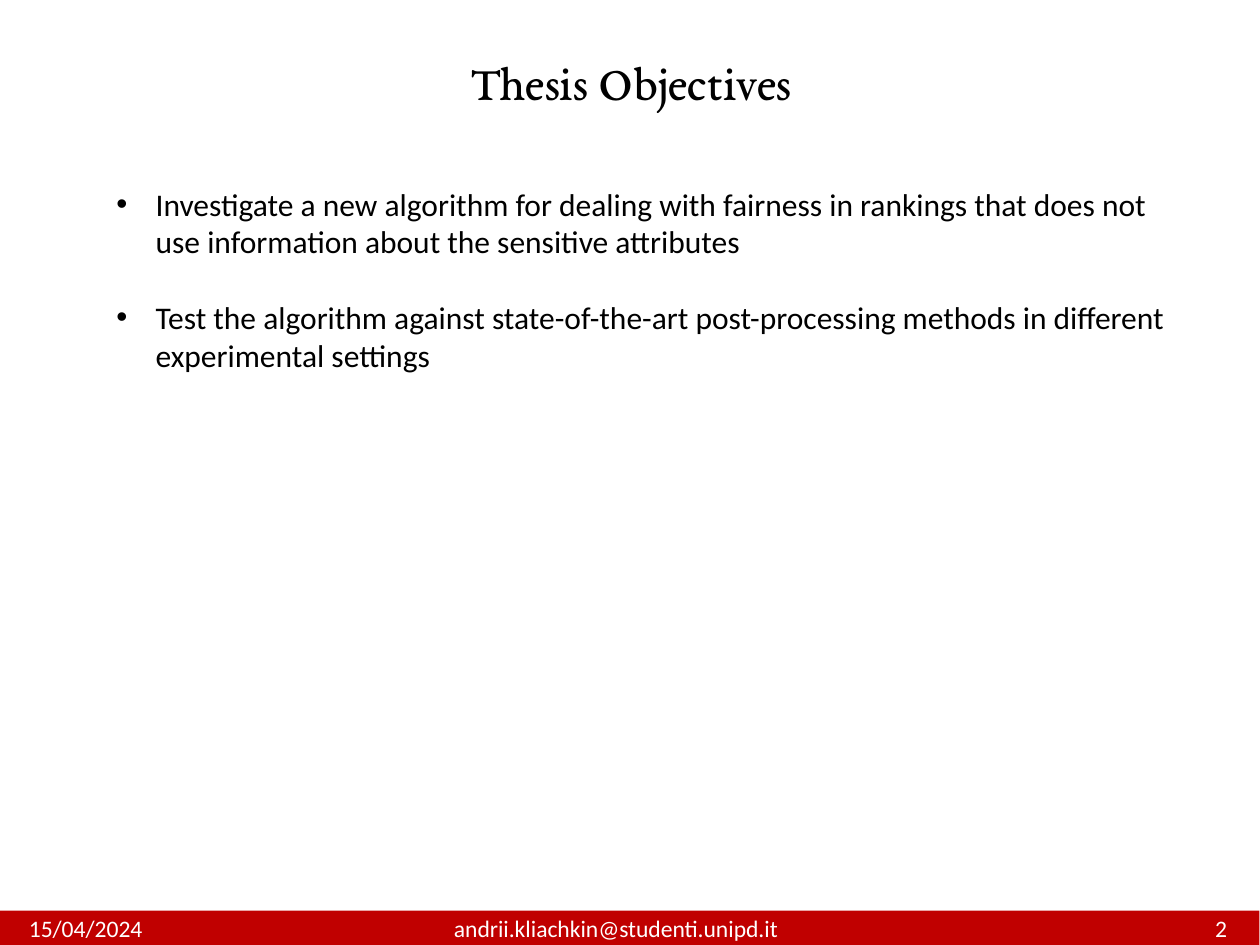
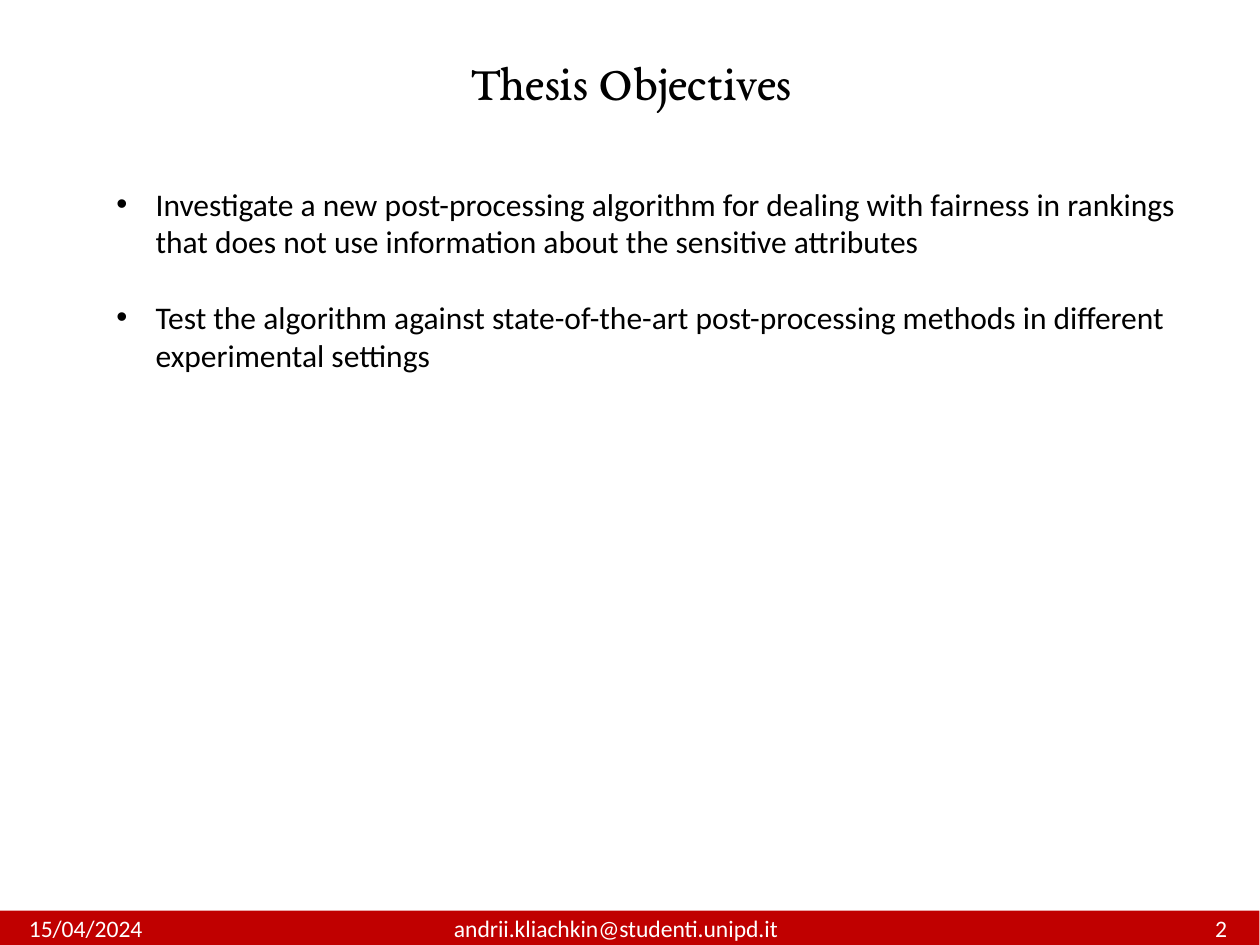
Before and after one commit to andrewklayk/unipd_thesis, a slide deck: slide 2 of AndriiKliachkin.pptx (slide 3 before the commit). Drawn at 1260x945 pixels with LibreOffice and Linux fonts; fonts in the diff are those of the drawing. Boxes give left, top, right and bottom in pixels: in the first picture for what was removed or moved away, otherwise in the second. Text is boxed around its words. In the diff, an @@ line names an element or a change of style, - is before the commit and + after.

```diff
--- a/AndriiKliachkin.pptx
+++ b/AndriiKliachkin.pptx
@@ text at (156,194,1174,254): text changed @@
-• Investigate a new algorithm for dealing with fairness in rankings that does not use information about the sensitive attributes
+• Investigate a new post-processing algorithm for dealing with fairness in rankings that does not use information about the sensitive attributes
```
Also in this commit, not shown: 20 other slides changed, 7 slides added, 4 slides removed, 9 other files.
